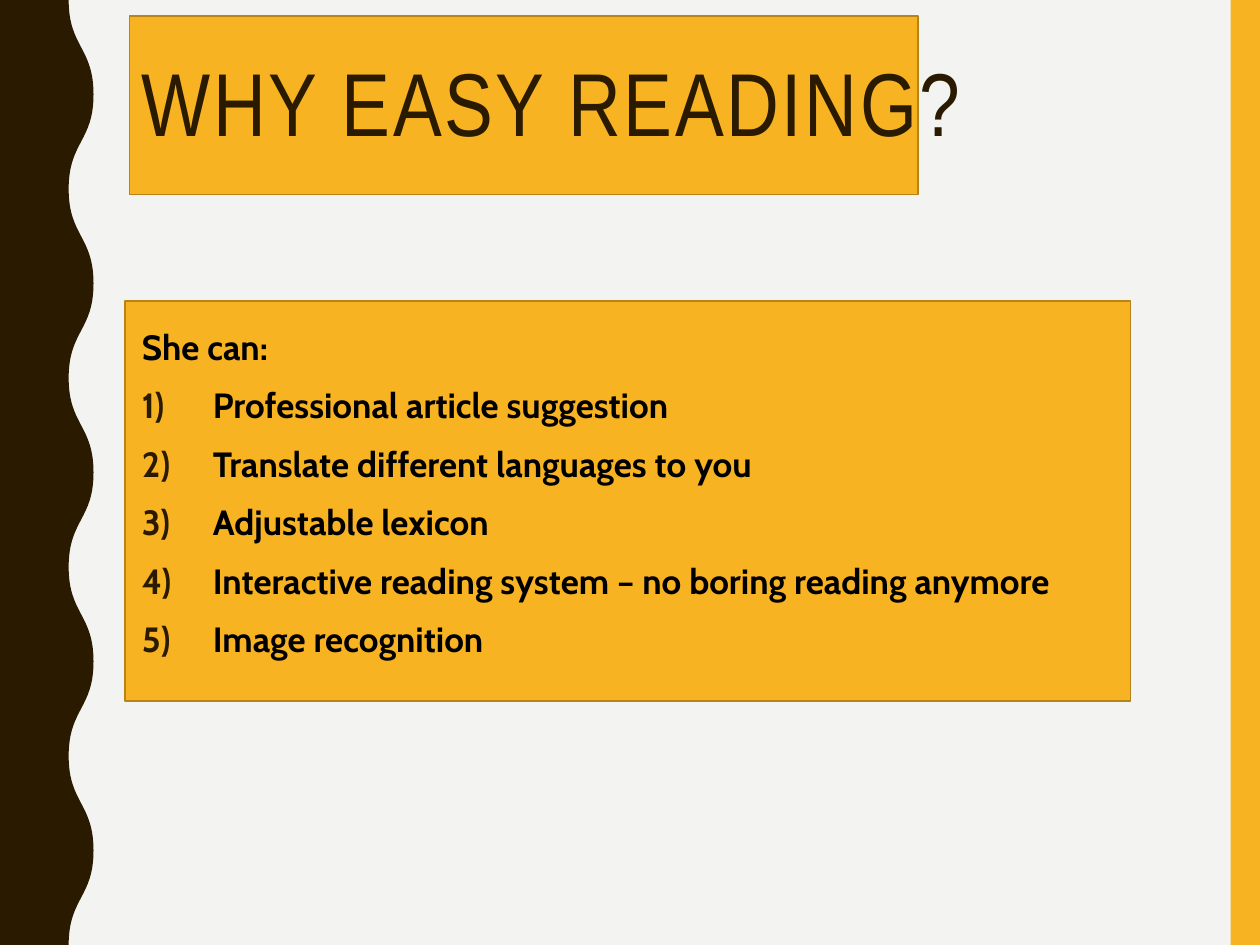
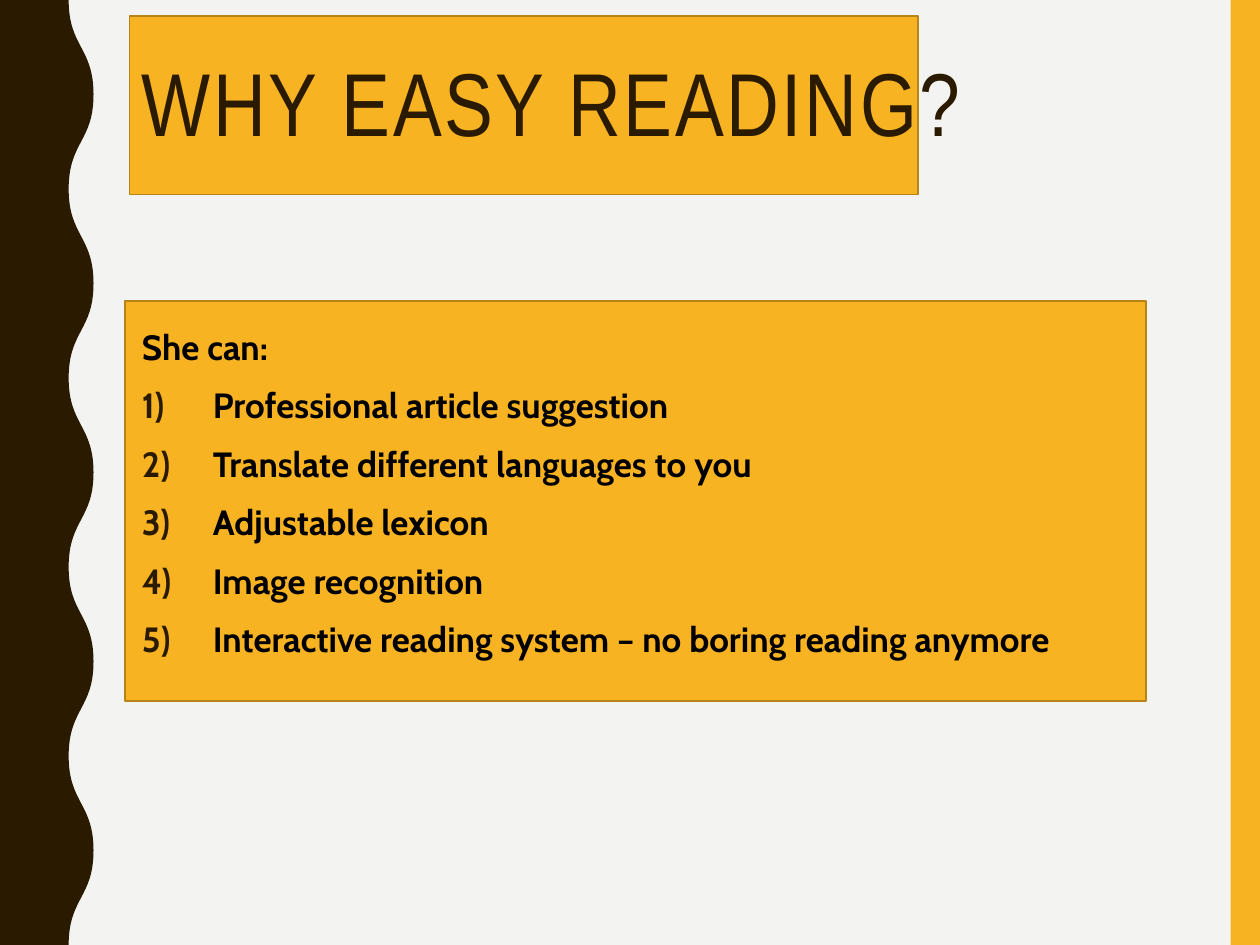
Before and after one commit to LockeyCheng/LockeyCheng.github.io, a slide deck: slide 3 of EasyReadingIntro.pptx. Drawn at 1260x945 pixels with LibreOffice and Linux fonts; fonts in the diff are those of the drawing; background and template pictures are left out. Boxes give left, top, right and bottom in pixels: in the first picture for what was removed or moved away, otherwise in the second. Text is boxed around its words. In the diff, an @@ line names an element or a change of style, - is before the commit and + after.

```diff
--- a/EasyReadingIntro.pptx
+++ b/EasyReadingIntro.pptx
@@ rectangle: place and size @@
-rectangle at <box>125,301,1130,701</box>
+rectangle at <box>125,301,1145,701</box>
@@ text at <box>213,569,484,602</box>: paragraph added @@
+4) Image recognition
@@ text at <box>213,627,484,661</box>: paragraph removed @@
-5) Image recognition
```
Also in this commit, not shown: 3 other slides changed, 4 slides added, 1 other file.
